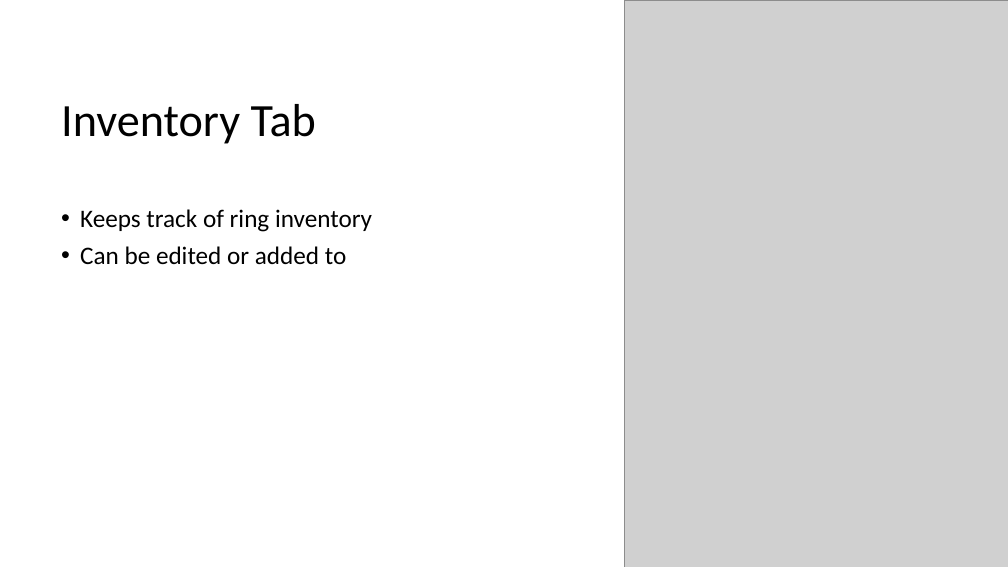
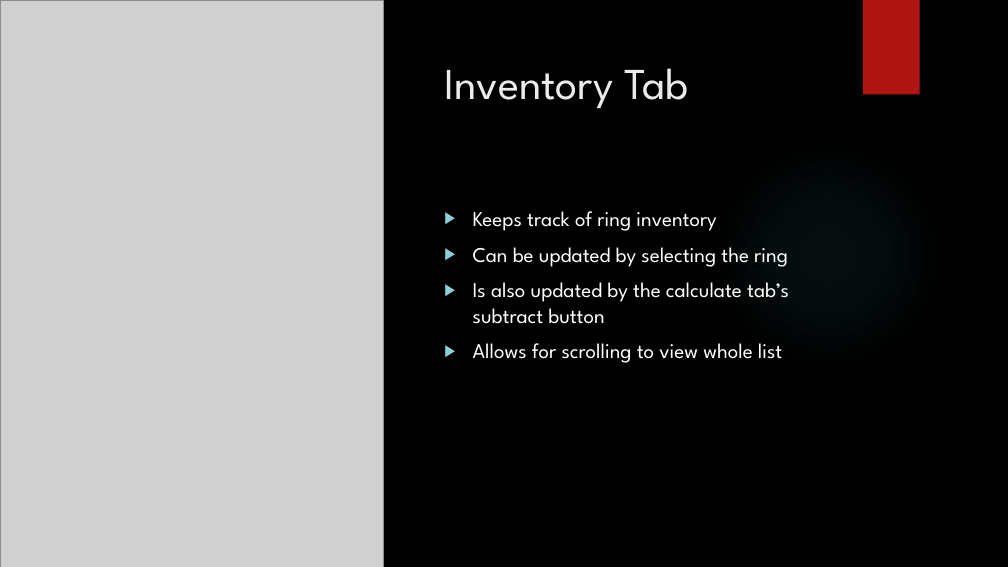
Before and after one commit to kate199696/SeniorProject, a slide deck: slide 8 of presentation/designpres.pptx (slide 7 before the commit). Drawn at 1008x567 pixels with LibreOffice and Linux fonts; fonts in the diff are those of the drawing; grey boxes stand for pictures; background and template pictures are left out. Boxes give left, top, right and bottom in pixels: in the first picture for what was removed or moved away, otherwise in the second. Text is boxed around its words. In the diff, an @@ line names an element or a change of style, - is before the commit and + after.

```diff
--- a/presentation/designpres.pptx
+++ b/presentation/designpres.pptx
@@ background #FFFFFF to picture (left out) @@
@@ picture added at (0, 0, 383, 567) @@
@@ picture removed at (625, 0, 1008, 567) @@
@@ rectangle added at (863, 0, 920, 95), fill #B01513 @@
@@ title "Inventory Tab": place and size @@
-title "Inventory Tab" at (61, 104, 316, 144)
+title "Inventory Tab" at (444, 68, 688, 108)
@@ title "Inventory Tab" at (444, 68, 688, 108): size 44 to 42 pt, font Calibri to League Spartan, text colour #000000 to #EBEBEB; line spacing 0.9 to 1; vertical alignment middle to top @@
@@ ellipse added at (712, 138, 944, 371), fill gradient #50B9C1 @@
@@ text "Keeps track of ring inventory": place and size @@
-text "Keeps track of ring inventory" at (80, 209, 372, 264)
+text "Keeps track of ring inventory" at (473, 211, 789, 363)
@@ text at (473, 211, 716, 231): size 24 to 20 pt, font Calibri to League Spartan, text colour #000000 to #FFFFFF in "Keeps track of ring inventory"; bullet • to ▶; line spacing 0.9 to 1 @@
@@ text at (473, 247, 789, 363): text changed; size 24 to 20 pt; font Calibri to League Spartan; text colour #000000 to #FFFFFF @@
-• Can be edited or added to
+▶ Can be updated by selecting the ring
+▶ Is also updated by the calculate tab’s subtract button
+▶ Allows for scrolling to view whole list
```
Also in this commit, not shown: 10 other slides changed, 3 slides added, 3 other files.
